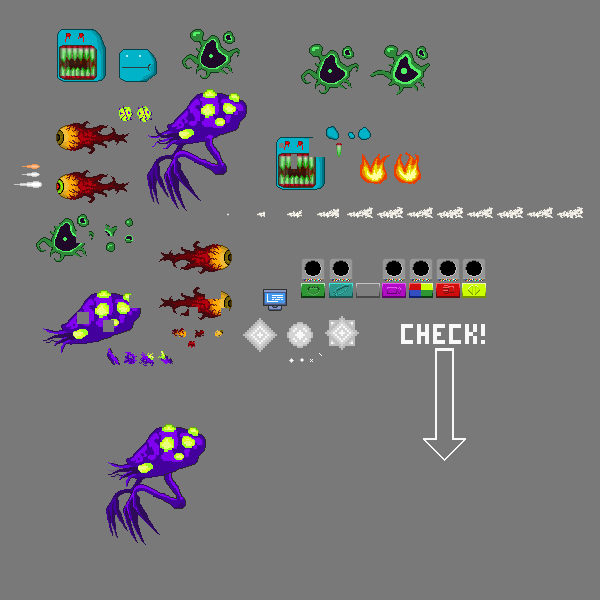
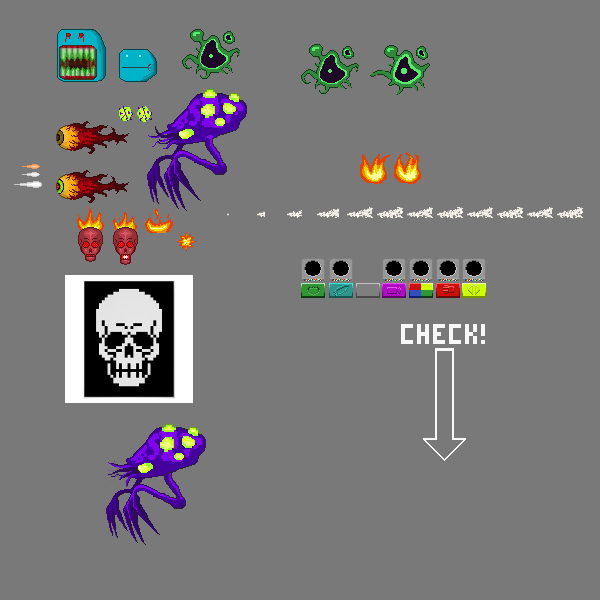
Layers edited between the first and the second 600px x 600px image:
painted on "Pasted Layer #1" over 65, 152, 359, 403
painted on "mobs" over 78, 227, 138, 265
added layer "fire" above "geometry debris" over 77, 207, 196, 251
hid "geometry debris" over 243, 316, 359, 352
hid "giblets" over 36, 126, 371, 366
hid "ref" over 159, 241, 232, 274
removed layer "console placeholder screen" over 265, 293, 285, 303
removed layer "console placeholder base" over 263, 289, 287, 311
